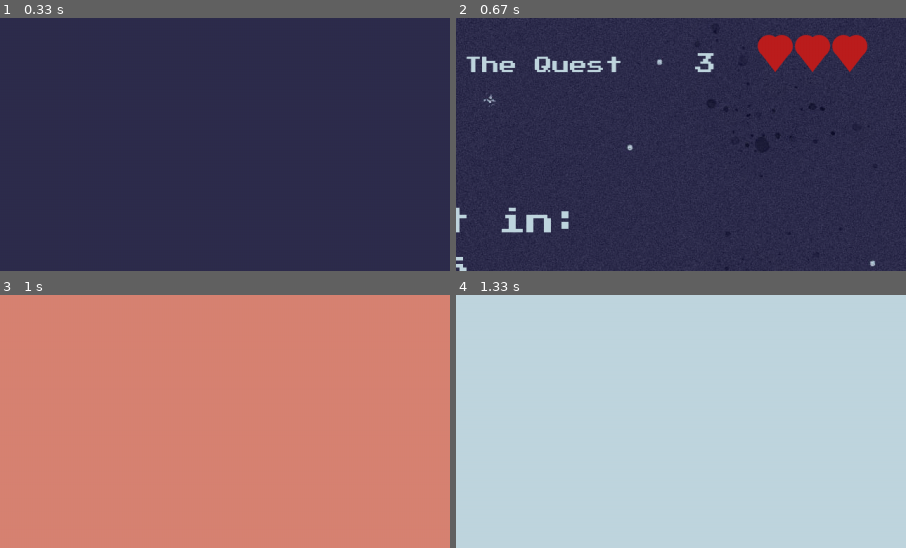
Above: before the commit, frames 1-4 (two rows, left to right).
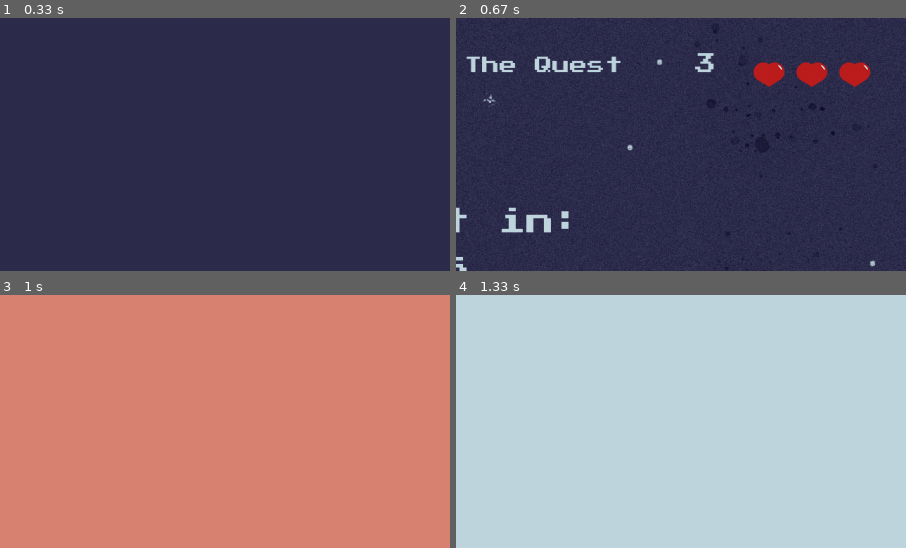
Above: after the commit, the same moments.

Repository: AdrianFSN/proyecto-final-pygame-quest
Game: pygame game, started from main.py
Same seed, same stepped clock (60 frames per second), same inputs: the game is played once before the commit and once after it.
Inputs:
- Up to frame 1 (0.33 s): no input
- Up to frame 2 (0.67 s): tap Space at 0.33 s
- Up to frame 3 (1 s): hold Up from 0.67 s (still down); tap Space at 0.73 s
- Up to frame 4 (1.33 s): tap Space at 1.03, 1.23 s; release Up at 1.13 s; hold Down from 1.17 s (still down)
The pictures show only the part of the screen within x 50-100%, y 0-50%; the shares and areas given below are measured in that part.

Frame 1 is identical in both runs. In frame 2, 3.5% of the frame differs, in the area x 66-92%, y 6-28%; in frame 3, nothing differs; in frame 4, nothing differs.

Commit message:
fix: cambio diseño de los corazones y paso a la rama pruebas3

Diff:
--- a/glumtar/entities.py
+++ b/glumtar/entities.py
@@ -125,7 +125,7 @@
         self.livesX = WIDTH - LIVES_MARGIN
         self.livesY = TOP_MARGIN_LIMIT - FONT_SIZE
         self.heartsX = WIDTH - 50
-        self.heartsY = self.livesY
+        self.heartsY = TOP_MARGIN_LIMIT
         self.decrease_lives = 1
 
         self.end_game = False
@@ -139,7 +139,6 @@
             self.available_lives.get(self.lives_value))
         self.rect = self.hearts_image.get_rect(
             midright=(self.heartsX, self.heartsY))
-        print(self.available_lives)
 
     def show_lives(self, screen):
         lives_string = str(self.lives_value)
Binary file changed: glumtar/resources/images/lives1.png
Binary file changed: glumtar/resources/images/lives2.png
Binary file changed: glumtar/resources/images/lives3.png
